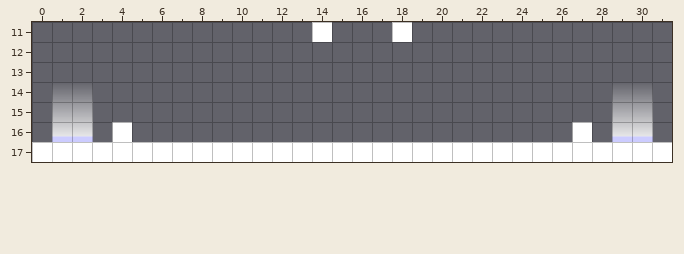
An edit to a level. Tiled map, assets/levels/level01.tmx. The picture above is the old version.
Cells are 32x32 px. Shown: x 0..31, y 11..17.
And afterwards:
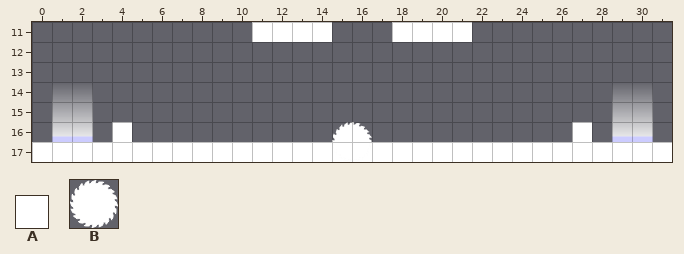
Key: from "block": A 0; from "sawblade": B 0.
_ is an empty cell.
Objects are placed by their top-left corner, in cells (3,4 is the top-left corner of cell 3,4); size is 1x1 cell unless given.
Changes in this commit:
Layer "blocks":
Tile A now appears in row 11 at x 11 to 13 and 19 to 21.
Layer "saws":
A new object: B at 15,16 size 2x2.
Where, in picture pixels (left, top, right, bottom), the same in both pictures:
added: (252, 22, 312, 42)
added: (412, 22, 472, 42)
added: (332, 122, 372, 142)
